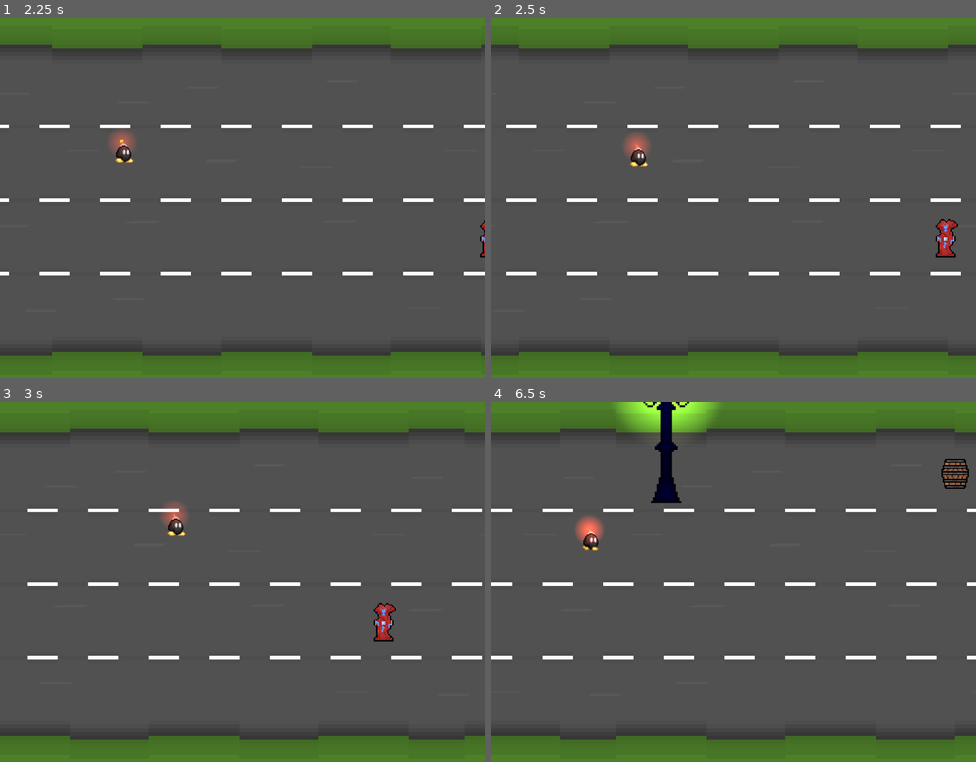
Above: before the commit, frames 1-4 (two rows, left to right).
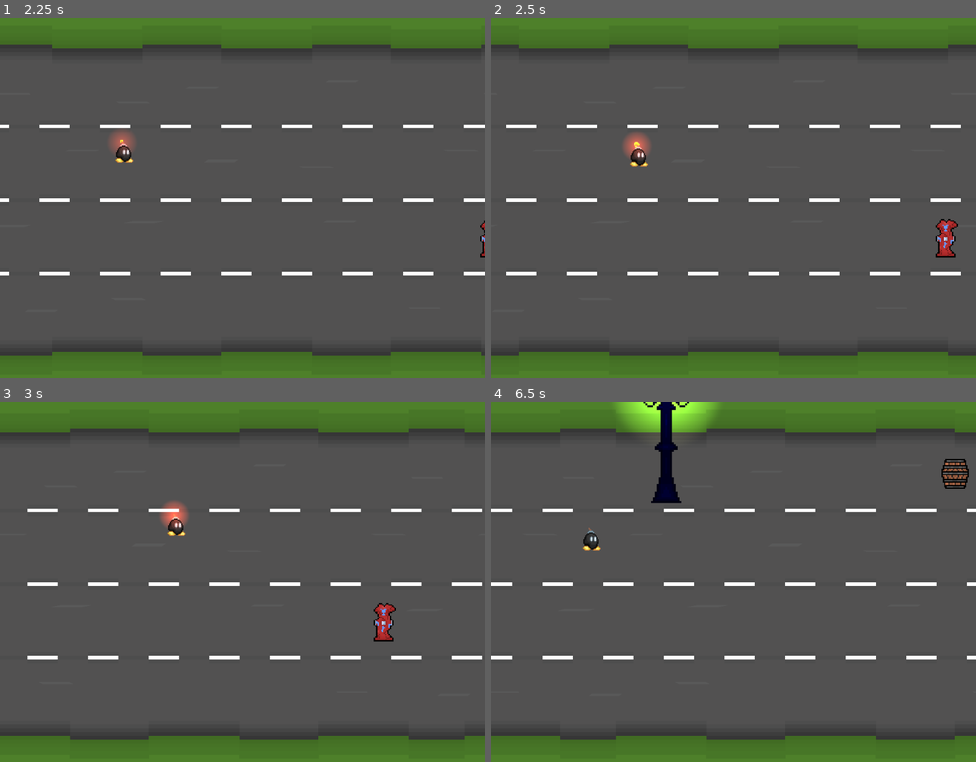
Above: after the commit, the same moments.

Repository: BudzioT/Run-Bomb-Bomb
Game: Godot game, scene res://Scenes/Levels/map.tscn
Two runs of this game, one before a commit and one after it. Both use one fixed random seed, a clock stepped at 60 frames per second and the inputs below.
Inputs (mouse positions are in pixels of both pictures, inside the frame that each line leads up to):
- Up to frame 1 (2.25 s): move the mouse to (349, 183) at 0.52 s; hold D (Right) 0.53-1.28 s; click (349, 183) at 0.6 s; move the mouse to (145, 219) at 1.27 s; hold Down (Down) 1.28-2.03 s; click (145, 219) at 1.35 s; move the mouse to (291, 118) at 2.02 s; hold D (Right) from 2.03 s (still down); click (291, 118) at 2.1 s
- Up to frame 2 (2.5 s): keep holding D (Right)
- Up to frame 3 (3 s): move the mouse to (218, 657) at 2.77 s; release D (Right) at 2.78 s; hold Up (Up) from 2.78 s (still down); click (218, 657) at 2.85 s
- Up to frame 4 (6.5 s): move the mouse to (879, 639) at 3.52 s; release Up (Up) at 3.53 s; hold Left (Left) 3.53-5.03 s; click (879, 639) at 3.6 s; move the mouse to (588, 528) at 4.27 s; click (588, 528) at 4.35 s; move the mouse to (757, 585) at 5.02 s; hold Down (Down) 5.03-5.78 s; click (757, 585) at 5.1 s; move the mouse to (660, 492) at 5.77 s; hold D (Right) from 5.78 s (still down); click (660, 492) at 5.85 s

Frame 1 is identical in both runs. In frame 2, less than 0.1% of the frame differs, in the area x 28-33%, y 33-41%; in frame 3, 0.2%; in frame 4, 0.4%, in the area x 17-24%, y 31-42%.

Commit message:
Worked on attack explosions

Diff:
--- a/Global/global.gd
+++ b/Global/global.gd
@@ -26,3 +26,6 @@
 
 # Array of road positions
 var roads = []
+
+# Explosion flag
+var explode = false
--- a/Scenes/Entities/Player/player.gd
+++ b/Scenes/Entities/Player/player.gd
@@ -1,4 +1,8 @@
 extends CharacterBody2D
+
+
+"""---------------------------- SIGNALS ----------------------------"""
+signal explode(pos: Vector2)
 
 
 """---------------------------- GLOBAL VARIABLES ----------------------------"""
@@ -24,6 +28,10 @@
 # Idle state flag
 @export var state: String = "Run"
 
+@export_category("Game")
+# Number of explosions left
+@export var explosions: int = 5
+
 
 """---------------------------- BUILT-IN FUNCTIONS ----------------------------"""
 func _ready():
@@ -41,6 +49,7 @@
 
 		# Animate him
 		_animate()
+
 
 """---------------------------- USER DEFINED FUNCTIONS ----------------------------"""
 func _handle_input():
@@ -75,6 +84,8 @@
 		# Create a tween for moving vertically
 		var tween = create_tween()
 		tween.tween_property(self, "position:y", newPos, 1.0 / Global.scroll_speed)
+		# Wait for the animation to finish
+		tween.tween_interval(min(0.6 * Global.scroll_speed, 1.2))
 		# On ending moving, return the animation to run
 		tween.tween_callback(_run)
 
@@ -86,7 +97,7 @@
 
 	# Check for attacks
 	if Input.is_action_just_pressed("Attack") and not $Timers/AttackCooldown.time_left:
-		_explode()
+		_handle_attack()
 
 
 func _move():
@@ -97,17 +108,24 @@
 	# Apply movement
 	move_and_slide()
 
-func _explode():
+func _handle_attack():
 	"""Make the player attack"""
-	# Play the attack animation
-	state += "_Attack"
-	$AnimationPlayer.play(state)
+	# If player can explode
+	if explosions > 0:
+		# Play the attack animation
+		state += "_Attack"
+		$AnimationPlayer.play(state)
 
-	# Activate attack cooldown
-	$Timers/AttackCooldown.start()
+		# Activate attack cooldown
+		$Timers/AttackCooldown.start()
 
 func _animate():
 	"""Animate the player"""
+	# If attack animation isn't finished, return
+	if state.find("_Attack"):
+		if not $AnimationPlayer.animation_finished:
+			return
+
 	# Play the run animation
 	if state == "Run":
 		$AnimationPlayer.play("Run")
@@ -121,3 +139,30 @@
 func _run():
 	"""Make the player run again"""
 	state = "Run"
+
+func _explode():
+	"""Explode the bomb"""
+	# Emit particles
+
+	# Start the explosion attack
+	$Timers/ExplodeDuration.start()
+
+	# Emit explosion signal
+	explode.emit()
+
+	# Decrease the amount of explosions
+	# explosions -= 1
+
+
+func _on_attack_area_entered(body: Node2D) -> void:
+	"""Handle object entering player's attack area"""
+	# If there is currently an explosion going on
+	if Global.explode:
+		# If the object is already partially destroyed, make it dissapear
+		if body.destroyed:
+			body.queue_free()
+			Global.score += 20
+		# Otherwise set its state to destroyed
+		else:
+			body.destroyed = true
+			Global.score += 10
--- a/Scenes/Entities/Player/player.tscn
+++ b/Scenes/Entities/Player/player.tscn
@@ -280,7 +280,7 @@
 tracks/2/interp = 1
 tracks/2/loop_wrap = true
 tracks/2/keys = {
-"times": PackedFloat32Array(0, 0.999),
+"times": PackedFloat32Array(0, 0.9657),
 "transitions": PackedFloat32Array(1, 1),
 "update": 1,
 "values": [true, false]
@@ -304,7 +304,7 @@
 tracks/4/interp = 1
 tracks/4/loop_wrap = true
 tracks/4/keys = {
-"times": PackedFloat32Array(1),
+"times": PackedFloat32Array(0.9657),
 "transitions": PackedFloat32Array(1),
 "update": 1,
 "values": ["Jump"]
@@ -578,8 +578,16 @@
 [node name="AttackCooldown" type="Timer" parent="Timers"]
 one_shot = true
 
+[node name="ExplodeDuration" type="Timer" parent="Timers"]
+wait_time = 0.5
+one_shot = true
+
 [node name="AttackArea" type="Area2D" parent="."]
+collision_layer = 8
+collision_mask = 4
 
 [node name="CollisionShape2D" type="CollisionShape2D" parent="AttackArea"]
 position = Vector2(-2, 9)
 shape = SubResource("RectangleShape2D_gk1g5")
+
+[connection signal="body_entered" from="AttackArea" to="." method="_on_attack_area_entered"]
--- /dev/null
+++ b/Scenes/Objects/explosion.gd
@@ -0,0 +1,11 @@
+extends AnimatedSprite2D
+
+
+"""---------------------------- GLOBAL VARIABLES ----------------------------"""
+func _ready() -> void:
+	"""Initialize the explosion"""
+	pass
+
+func _animation_finished() -> void:
+	"""Make the explosion dissapear after finishing its animation"""
+	queue_free()
--- /dev/null
+++ b/Scenes/Objects/explosion.tscn
@@ -0,0 +1,207 @@
+[gd_scene load_steps=31 format=3 uid="uid://wr7t8ujw3orb"]
+
+[ext_resource type="Texture2D" uid="uid://bbrtsicviuhqj" path="res://Assets/Graphics/Effects/explosion1.png" id="1_qqjke"]
+[ext_resource type="Texture2D" uid="uid://caihbnbo8kb6m" path="res://Assets/Graphics/Effects/explosion0.png" id="1_ylk6v"]
+[ext_resource type="Script" path="res://Scenes/Objects/explosion.gd" id="3_pr8se"]
+
+[sub_resource type="AtlasTexture" id="AtlasTexture_t4wfr"]
+atlas = ExtResource("1_qqjke")
+region = Rect2(0, 0, 64, 64)
+
+[sub_resource type="AtlasTexture" id="AtlasTexture_y7vn8"]
+atlas = ExtResource("1_qqjke")
+region = Rect2(64, 0, 64, 64)
+
+[sub_resource type="AtlasTexture" id="AtlasTexture_f2gpl"]
+atlas = ExtResource("1_qqjke")
+region = Rect2(128, 0, 64, 64)
+
+[sub_resource type="AtlasTexture" id="AtlasTexture_beo4i"]
+atlas = ExtResource("1_qqjke")
+region = Rect2(192, 0, 64, 64)
+
+[sub_resource type="AtlasTexture" id="AtlasTexture_yqo1a"]
+atlas = ExtResource("1_qqjke")
+region = Rect2(256, 0, 64, 64)
+
+[sub_resource type="AtlasTexture" id="AtlasTexture_xhuxr"]
+atlas = ExtResource("1_qqjke")
+region = Rect2(320, 0, 64, 64)
+
+[sub_resource type="AtlasTexture" id="AtlasTexture_73csg"]
+atlas = ExtResource("1_qqjke")
+region = Rect2(384, 0, 64, 64)
+
+[sub_resource type="AtlasTexture" id="AtlasTexture_a4tve"]
+atlas = ExtResource("1_qqjke")
+region = Rect2(448, 0, 64, 64)
+
+[sub_resource type="AtlasTexture" id="AtlasTexture_juc4d"]
+atlas = ExtResource("1_qqjke")
+region = Rect2(512, 0, 64, 64)
+
+[sub_resource type="AtlasTexture" id="AtlasTexture_fd6hb"]
+atlas = ExtResource("1_qqjke")
+region = Rect2(576, 0, 64, 64)
+
+[sub_resource type="AtlasTexture" id="AtlasTexture_otxk6"]
+atlas = ExtResource("1_qqjke")
+region = Rect2(640, 0, 64, 64)
+
+[sub_resource type="AtlasTexture" id="AtlasTexture_8x7x0"]
+atlas = ExtResource("1_qqjke")
+region = Rect2(704, 0, 64, 64)
+
+[sub_resource type="AtlasTexture" id="AtlasTexture_4ei1n"]
+atlas = ExtResource("1_qqjke")
+region = Rect2(768, 0, 64, 64)
+
+[sub_resource type="AtlasTexture" id="AtlasTexture_ovwa4"]
+atlas = ExtResource("1_qqjke")
+region = Rect2(832, 0, 64, 64)
+
+[sub_resource type="AtlasTexture" id="AtlasTexture_jeext"]
+atlas = ExtResource("1_qqjke")
+region = Rect2(896, 0, 64, 64)
+
+[sub_resource type="AtlasTexture" id="AtlasTexture_xw33g"]
+atlas = ExtResource("1_qqjke")
+region = Rect2(960, 0, 64, 64)
+
+[sub_resource type="AtlasTexture" id="AtlasTexture_yt5pn"]
+atlas = ExtResource("1_ylk6v")
+region = Rect2(0, 0, 64, 64)
+
+[sub_resource type="AtlasTexture" id="AtlasTexture_coi2i"]
+atlas = ExtResource("1_ylk6v")
+region = Rect2(64, 0, 64, 64)
+
+[sub_resource type="AtlasTexture" id="AtlasTexture_orngw"]
+atlas = ExtResource("1_ylk6v")
+region = Rect2(128, 0, 64, 64)
+
+[sub_resource type="AtlasTexture" id="AtlasTexture_1job3"]
+atlas = ExtResource("1_ylk6v")
+region = Rect2(192, 0, 64, 64)
+
+[sub_resource type="AtlasTexture" id="AtlasTexture_gfied"]
+atlas = ExtResource("1_ylk6v")
+region = Rect2(256, 0, 64, 64)
+
+[sub_resource type="AtlasTexture" id="AtlasTexture_0nycb"]
+atlas = ExtResource("1_ylk6v")
+region = Rect2(320, 0, 64, 64)
+
+[sub_resource type="AtlasTexture" id="AtlasTexture_2rx82"]
+atlas = ExtResource("1_ylk6v")
+region = Rect2(384, 0, 64, 64)
+
+[sub_resource type="AtlasTexture" id="AtlasTexture_3v3fq"]
+atlas = ExtResource("1_ylk6v")
+region = Rect2(448, 0, 64, 64)
+
+[sub_resource type="AtlasTexture" id="AtlasTexture_7e7e2"]
+atlas = ExtResource("1_ylk6v")
+region = Rect2(512, 0, 64, 64)
+
+[sub_resource type="AtlasTexture" id="AtlasTexture_d4rmf"]
+atlas = ExtResource("1_ylk6v")
+region = Rect2(576, 0, 64, 64)
+
+[sub_resource type="SpriteFrames" id="SpriteFrames_8jk7t"]
+animations = [{
+"frames": [{
+"duration": 1.0,
+"texture": SubResource("AtlasTexture_t4wfr")
+}, {
+"duration": 1.0,
+"texture": SubResource("AtlasTexture_y7vn8")
+}, {
+"duration": 1.0,
+"texture": SubResource("AtlasTexture_f2gpl")
+}, {
+"duration": 1.0,
+"texture": SubResource("AtlasTexture_beo4i")
+}, {
+"duration": 1.0,
+"texture": SubResource("AtlasTexture_yqo1a")
+}, {
+"duration": 1.0,
+"texture": SubResource("AtlasTexture_xhuxr")
+}, {
+"duration": 1.0,
+"texture": SubResource("AtlasTexture_73csg")
+}, {
+"duration": 1.0,
+"texture": SubResource("AtlasTexture_a4tve")
+}, {
+"duration": 1.0,
+"texture": SubResource("AtlasTexture_juc4d")
+}, {
+"duration": 1.0,
+"texture": SubResource("AtlasTexture_fd6hb")
+}, {
+"duration": 1.0,
+"texture": SubResource("AtlasTexture_otxk6")
+}, {
+"duration": 1.0,
+"texture": SubResource("AtlasTexture_8x7x0")
+}, {
+"duration": 1.0,
+"texture": SubResource("AtlasTexture_4ei1n")
+}, {
+"duration": 1.0,
+"texture": SubResource("AtlasTexture_ovwa4")
+}, {
+"duration": 1.0,
+"texture": SubResource("AtlasTexture_jeext")
+}, {
+"duration": 1.0,
+"texture": SubResource("AtlasTexture_xw33g")
+}],
+"loop": false,
+"name": &"huge",
+"speed": 7.0
+}, {
+"frames": [{
+"duration": 1.0,
+"texture": SubResource("AtlasTexture_yt5pn")
+}, {
+"duration": 1.0,
+"texture": SubResource("AtlasTexture_coi2i")
+}, {
+"duration": 1.0,
+"texture": SubResource("AtlasTexture_orngw")
+}, {
+"duration": 1.0,
+"texture": SubResource("AtlasTexture_1job3")
+}, {
+"duration": 1.0,
+"texture": SubResource("AtlasTexture_gfied")
+}, {
+"duration": 1.0,
+"texture": SubResource("AtlasTexture_0nycb")
+}, {
+"duration": 1.0,
+"texture": SubResource("AtlasTexture_2rx82")
+}, {
+"duration": 1.0,
+"texture": SubResource("AtlasTexture_3v3fq")
+}, {
+"duration": 1.0,
+"texture": SubResource("AtlasTexture_7e7e2")
+}, {
+"duration": 1.0,
+"texture": SubResource("AtlasTexture_d4rmf")
+}],
+"loop": false,
+"name": &"normal",
+"speed": 5.0
+}]
+
+[node name="Explosion" type="AnimatedSprite2D"]
+sprite_frames = SubResource("SpriteFrames_8jk7t")
+animation = &"huge"
+script = ExtResource("3_pr8se")
+
+[connection signal="animation_finished" from="." to="." method="_animation_finished"]
